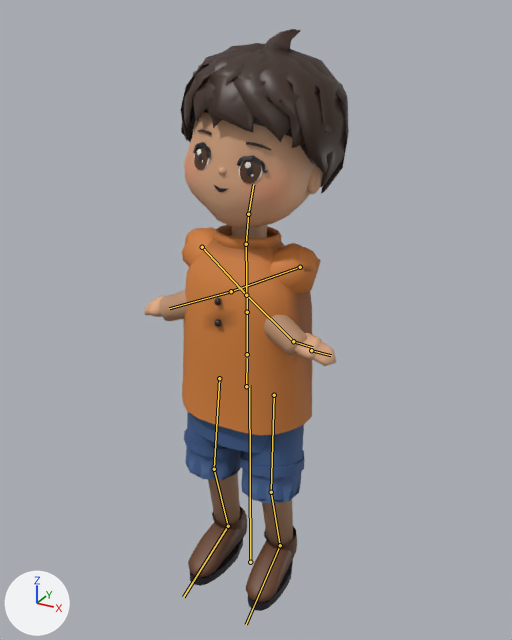
The glTF model public/models/villager-kid.glb: old version first, new version second.
Camera for both pictures: a 50 mm lens placed at (0.652, -1.159, 1.217), pointed at (-0.002, 0.03, 0.623). Lighting does not change. The marker at lower left points along +X, +Y and +Z. The first picture is the older version. Both versions are drawn at frame 77 of the action 'Talk'; the numbers are the values there. The bones that change, and the others that lie on the model, are drawn over the model as lines.

The first picture shows 'villager-kid'.
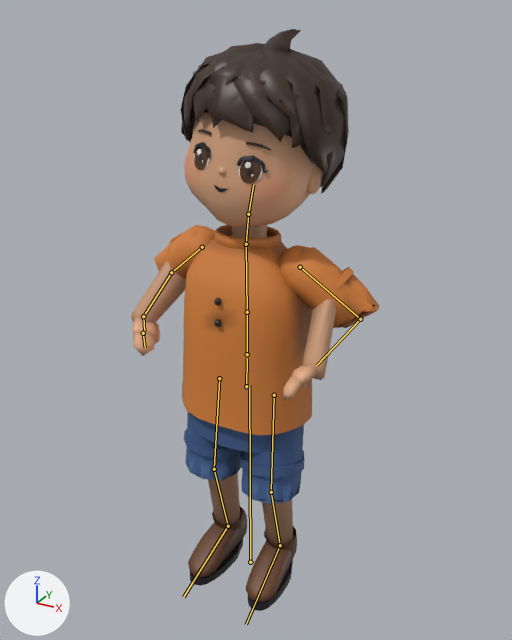
Where the change shows, as pixel boxes (x1, y1, x2, y2) in the pictures (512 x 640 px):
'villager-kid', posed (21% wider)
    before: (144, 29, 349, 611)
    after: (131, 29, 379, 611)
bone 'upperarm_L', root to tip
    before: (300, 267) to (231, 291)
    after: (300, 267) to (360, 319)
bone 'forearm_L', root to tip
    before: (231, 291) to (169, 308)
    after: (360, 319) to (316, 365)
bone 'upperarm_R', root to tip
    before: (202, 247) to (246, 295)
    after: (202, 247) to (171, 272)
bone 'forearm_R', root to tip
    before: (246, 295) to (293, 341)
    after: (171, 272) to (143, 316)

Diff of the bpy script that builds the scene:
```diff
--- a/public/models/villager-kid.glb.py
+++ b/public/models/villager-kid.glb.py
@@ bone_upperarm_l @@
 bone_upperarm_l = bpy.data.objects['Villager'].pose.bones['upperarm_L']  # child of 'chest'
-bone_upperarm_l.rotation_quaternion = (0.651, -0.565, 0.402, 0.307)  # degrees (-86, 61, -6)
+bone_upperarm_l.rotation_quaternion = (0.944, 0.228, 0.112, -0.211)  # degrees (24, 18, -21)
@@ bone_forearm_l @@
 bone_forearm_l = bpy.data.objects['Villager'].pose.bones['forearm_L']  # child of 'upperarm_L'
-bone_forearm_l.rotation_quaternion = (0.999, 0.034, 0.0, 0.016)  # degrees (4, 0, 2)
+bone_forearm_l.rotation_quaternion = (0.697, -0.692, 0.0, -0.189)  # degrees (-87, -15, -16)
@@ bone_upperarm_r @@
 bone_upperarm_r = bpy.data.objects['Villager'].pose.bones['upperarm_R']  # child of 'chest'
-bone_upperarm_r.rotation_quaternion = (0.624, -0.585, -0.443, -0.268)  # degrees (-99, -60, 22)
+bone_upperarm_r.rotation_quaternion = (0.93, 0.239, -0.147, 0.236)  # degrees (24, -23, 24)
@@ bone_forearm_r @@
 bone_forearm_r = bpy.data.objects['Villager'].pose.bones['forearm_R']  # child of 'upperarm_R'
-bone_forearm_r.rotation_quaternion = (0.999, 0.034, 0.0, -0.016)  # degrees (4, 0, -2)
+bone_forearm_r.rotation_quaternion = (0.697, -0.692, 0.0, 0.189)  # degrees (-87, 15, 16)
```
